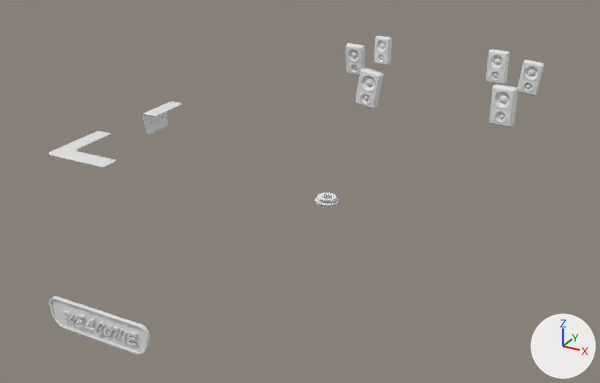
One commit to the glTF model files/assets/152116226/1/ANIMATED_OBJECTS_01.glb: the scene before it, then after it.
One viewpoint serves both versions: a camera (50 mm lens) standing at (47.3, -148.3, 49.5) and looking at (-6.1, -51.3, 1.0). Arrows for +X, +Y and +Z are at lower right; the lights stay in place. Where no turn or scale is listed for an object, it has been applied to the vertices. Vertices at the same position are counted once.

The scene before the commit, as lines of its bpy script (objects in view):
```python
ob_merch_front_top = bpy.data.objects.new('MERCH FRONT TOP', me_mesh_0)
ob_merch_front_top.location = (-23.9, -62.0, 5.2)
ob_merch_top = bpy.data.objects.new('MERCH TOP', me_mesh_5)
ob_merch_top.location = (-39.8, -42.0, 4.8)
ob_stage_box_01 = bpy.data.objects.new('STAGE_BOX_01', me_mesh_7)
ob_stage_box_01.location = (13.5, -18.3, 7.4)
ob_stage_box_02 = bpy.data.objects.new('STAGE_BOX_02', me_mesh_9)
ob_stage_box_02.location = (10.7, -13.6, 12.5)
ob_stage_box_03 = bpy.data.objects.new('STAGE_BOX_03', me_mesh_8)
ob_stage_box_03.location = (16.1, -12.5, 11.1)
ob_stage_box_04 = bpy.data.objects.new('STAGE_BOX_04', me_mesh_10)
ob_stage_box_04.location = (-10.3, -18.9, 7.1)
ob_stage_box_05 = bpy.data.objects.new('STAGE_BOX_05', me_mesh_11)
ob_stage_box_05.location = (-14.7, -15.4, 10.9)
ob_stage_box_06 = bpy.data.objects.new('STAGE_BOX_06', me_mesh_12)
ob_stage_box_06.location = (-9.3, -15.6, 13.3)
ob_welcome_sign = bpy.data.objects.new('WELCOME SIGN', me_mesh_4)
ob_welcome_sign.location = (-4.5, -100.1, 7.1)
```
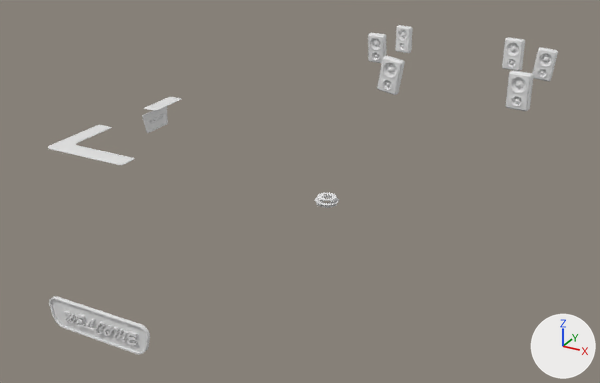
What differs and where, as boxes (x1, y1, x2, y2) in the pictures (600 x 383 px; the box of a moved part takes in the faces that stretch with it):
'STAGE_BOX_01', moved
    before: (489, 84, 518, 127)
    after: (506, 70, 534, 111)
'MERCH FRONT TOP', reshaped, moved (28% wider, 11% taller)
    before: (49, 131, 116, 167)
    after: (48, 125, 134, 165)
'STAGE_BOX_04', moved
    before: (355, 68, 384, 109)
    after: (377, 56, 405, 95)
'STAGE_BOX_02', moved
    before: (486, 49, 510, 85)
    after: (502, 37, 525, 71)
'STAGE_BOX_03', moved
    before: (517, 60, 544, 96)
    after: (532, 47, 558, 82)
'STAGE_BOX_05', moved
    before: (345, 43, 365, 75)
    after: (368, 33, 386, 63)
'STAGE_BOX_06', moved
    before: (374, 36, 392, 65)
    after: (395, 25, 413, 53)
'MERCH TOP', moved
    before: (144, 102, 182, 116)
    after: (144, 97, 181, 111)
part 1 of me_mesh_0, moved or reshaped (not visible afterwards)
    before: (65, 132, 104, 147)
part 2 of me_mesh_0, moved or reshaped
    before: (60, 152, 116, 167)
    after: (59, 146, 134, 165)

Edits to the bpy script that builds the scene:
```text
Change me_mesh_0:
    used by ob_merch_front_top; location = (-23.9, -62.0, 5.2)
    remove me_mesh_0.from_pydata(...)  # 148 vertices, 292 faces; spans x -17.81..-6.69, y -3.12..8.49, z -0.4..-0.18
    add me_mesh_0.from_pydata(...)  # 148 vertices, 292 faces; spans x -17.81..-3.2, y -3.12..8.81, z -0.4..-0.18
    me_mesh_0 part 1: the 1 vertex in x -17.19, y 7.7, z -0.18 is moved by (0.17, 0.49, 0.0)
    me_mesh_0 part 2: 30 of the vertices in x -7.62..-6.69, y -3.12..-0.07, z -0.35..-0.18 are moved by (3.49, 0.0, 0.0)
Change ob_merch_front_top:
    ob_merch_front_top.location: (-23.9, -62.0, 5.2) -> (-23.9, -62.0, 6.1)
Change ob_merch_top:
    ob_merch_top.location: (-39.8, -42.0, 4.8) -> (-39.8, -42.0, 5.7)
Change ob_stage_box_01:
    ob_stage_box_01.location: (13.5, -18.3, 7.4) -> (13.5, -8.6, 7.4)
Change ob_stage_box_03:
    ob_stage_box_03.location: (16.1, -12.5, 11.1) -> (16.1, -2.9, 11.1)
Change ob_stage_box_02:
    ob_stage_box_02.location: (10.7, -13.6, 12.5) -> (10.7, -3.9, 12.5)
Change ob_stage_box_04:
    ob_stage_box_04.location: (-10.3, -18.9, 7.1) -> (-10.3, -9.3, 7.1)
Change ob_stage_box_05:
    ob_stage_box_05.location: (-14.7, -15.4, 10.9) -> (-14.7, -5.7, 10.9)
Change ob_stage_box_06:
    ob_stage_box_06.location: (-9.3, -15.6, 13.3) -> (-9.3, -6.0, 13.3)
```
